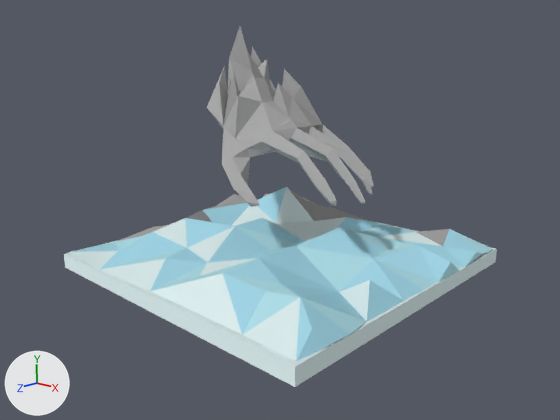
Renders of the Blender file scene.blend from each side of a commit.
The view is the same before and after, from the file's camera 'Camera'. Every picture has the same lights, and +X, +Y and +Z are marked at lower left.

Objects in the first picture: 'model'.
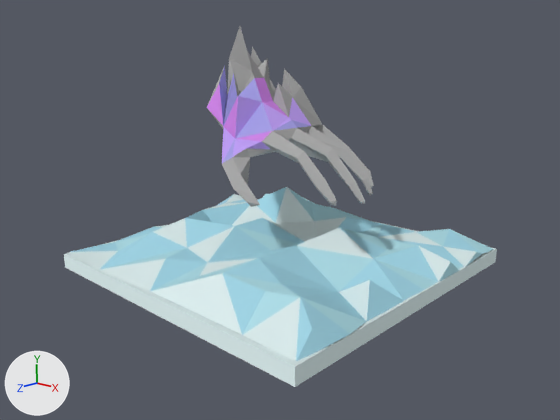
The newer file is also turned or shifted as a whole; pictures and numbers use the older file's frame.

Boxes (x1, y1, x2, y2) around the edits, measured in the pictures (560 x 420 px):
part 1 of me_model, recoloured (grey to white): (155, 194, 308, 228) in both
part 2 of me_model, recoloured (grey to cyan): (118, 194, 246, 241) in both
part 3 of me_model, recoloured (grey to cyan): (263, 187, 372, 222) in both
part 4 of me_model, recoloured (grey to cyan): (417, 229, 449, 246) in both
part 5 of me_model, recoloured (grey to blue): (219, 66, 310, 163) in both
part 6 of me_model, recoloured (grey to purple): (222, 96, 311, 162) in both
part 7 of me_model, recoloured (grey to purple): (207, 78, 288, 141) in both
part 8 of me_model, recoloured (cyan to white): (296, 228, 373, 259) in both
part 9 of me_model, recoloured (cyan to white): (443, 246, 476, 267) in both
part 10 of me_model, recoloured (cyan to white): (419, 246, 450, 281) in both

The edits, one by one:
Material 'SlateBlue' (mat_slateblue) is new.
Its base color is (0.384, 0.357, 0.804) (blue #a7a1e8).
Material 'MediumOrchid' (mat_mediumorchid) is new.
Its base color is (0.533, 0.357, 0.918) (purple #c1a1f6).
Material 'MediumOrchid.001' (mat_mediumorchid_001) is new.
Its base color is (0.624, 0.235, 0.796) (purple #cf85e7).
me_model has 212 vertices, 386 faces and spans x -1.98..2.0, y 0.0..3.0, z -1.96..1.99.
me_model is used by ob_model.
me_model part 1: 11 of the faces centred in x -1.81..0.47, y 0.23..0.6, z -1.76..0.46 switch from mat_null (grey #ababab) to mat_skyblue (white #def0f1).
me_model part 2: 18 of the faces centred in x -1.96..-0.58, y 0.21..0.61, z -1.81..1.0 switch from mat_null (grey #ababab) to mat_lightsteelblue (cyan #a9deef).
me_model part 3: 12 of the faces centred in x -1.97..0.03, y 0.23..0.6, z -1.68..-0.68 switch from mat_null (grey #ababab) to mat_darkturquoise (cyan #b4e4ee).
me_model part 4: 1 of the faces centred in x 1.41, y 0.38, z -1.38 switch from mat_null (grey #ababab) to mat_darkturquoise (cyan #b4e4ee).
me_model part 5: 11 of the faces centred in x -0.84..0.28, y 1.51..2.31, z -0.01..0.65 switch from mat_null (grey #ababab) to mat_slateblue (blue #a7a1e8).
me_model part 6: 9 of the faces centred in x -0.37..0.22, y 1.57..1.97, z -0.12..0.58 switch from mat_null (grey #ababab) to mat_mediumorchid (purple #c1a1f6).
me_model part 7: 6 of the faces centred in x -0.77..0.01, y 1.7..2.27, z 0.0..0.47 switch from mat_null (grey #ababab) to mat_mediumorchid_001 (purple #cf85e7).
me_model part 8: the 1 face centred in x 0.95, y 0.53, z 0.13 switches from mat_lightsteelblue (cyan #a9deef) to mat_skyblue (white #def0f1).
me_model part 9: the 1 face centred in x 1.84, y 0.26, z -1.22 switches from mat_lightsteelblue (cyan #a9deef) to mat_skyblue (white #def0f1).
me_model part 10: the 1 face centred in x 1.86, y 0.35, z -0.53 switches from mat_lightsteelblue (cyan #a9deef) to mat_skyblue (white #def0f1).
